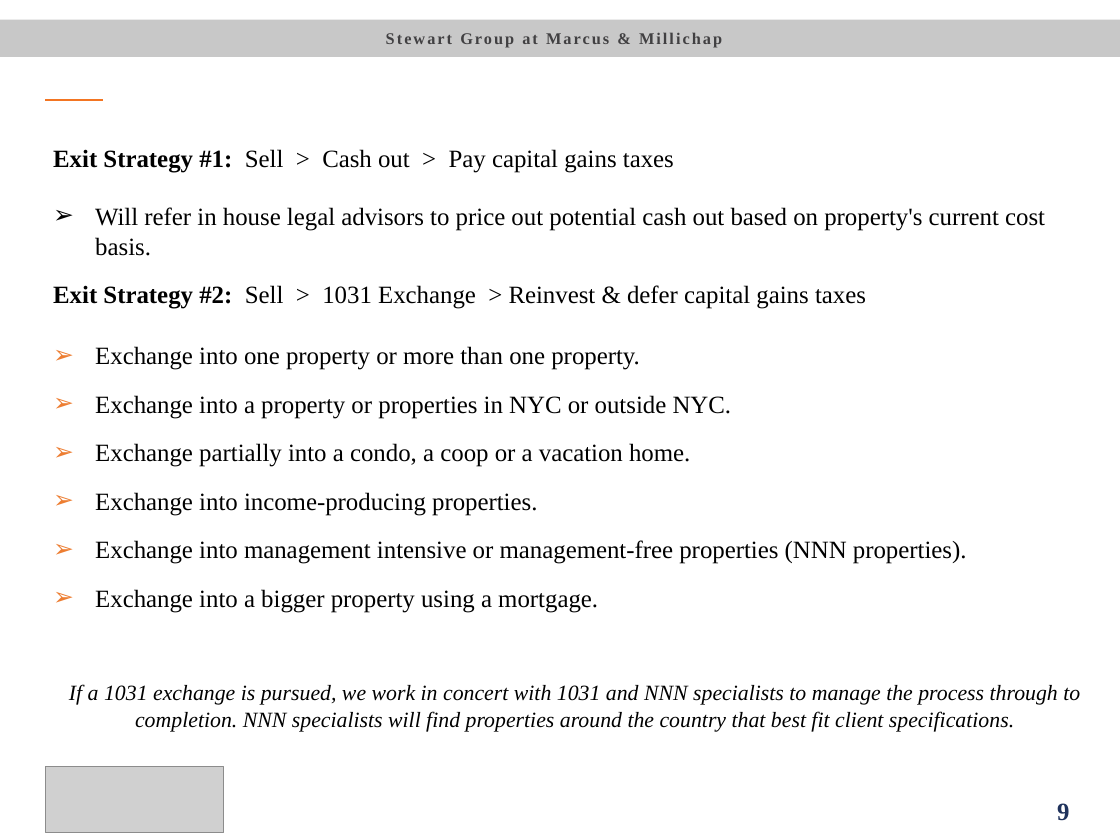
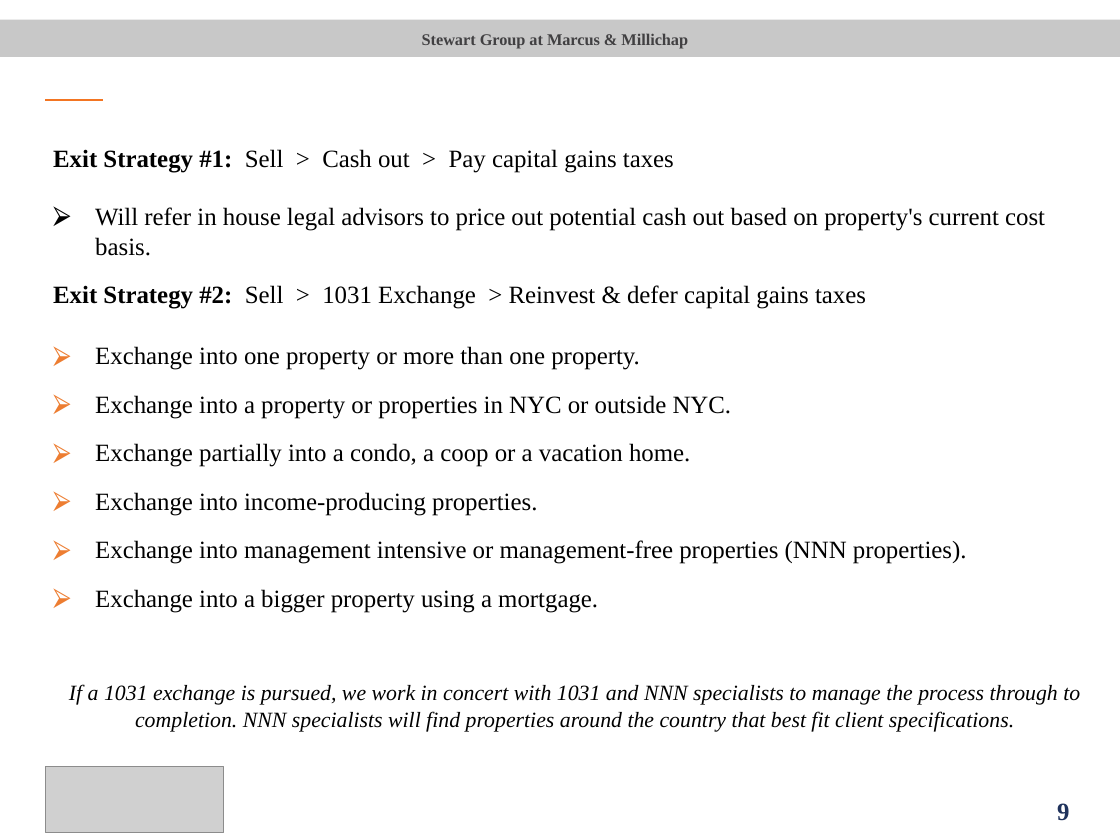
Before and after one commit to TheStewartGroup/BuildingAnalysis, a slide deck: slide 9 of template.pptx. Drawn at 1120x840 pixels with LibreOffice and Linux fonts; fonts in the diff are those of the drawing; grey boxes stand for pictures. Boxes give left, top, right and bottom in pixels: in the first picture for what was removed or moved away, otherwise in the second. Text is boxed around its words. In the diff, an @@ line names an element or a change of style, - is before the commit and + after.

```diff
--- a/template.pptx
+++ b/template.pptx
@@ text "Stewart Group at Marcus & ..." at box(422, 33, 688, 49): letter spacing 1.3 to 0 pt; rotation 90 to 0 degrees @@
@@ text "Exit Strategy #1: Sell > ..." at box(53, 149, 1080, 732): less space between paragraphs; bullet ➢ to ⮚; more space between paragraphs @@
```
Also in this commit, not shown: 9 other slides changed.
